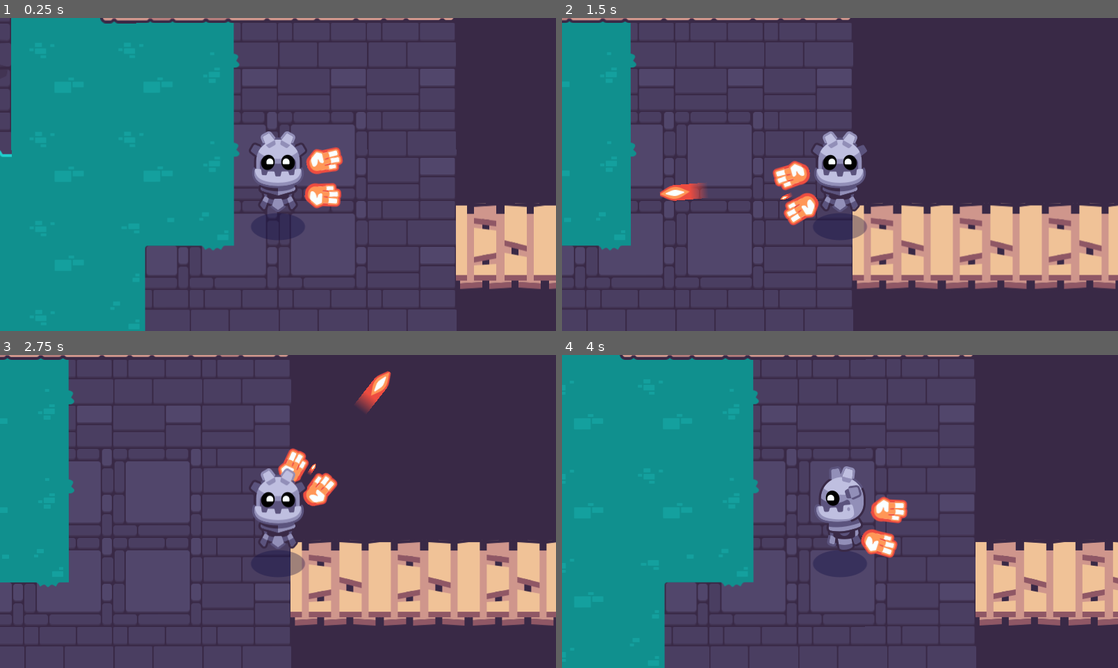
Above: before the commit, frames 1-4 (two rows, left to right).
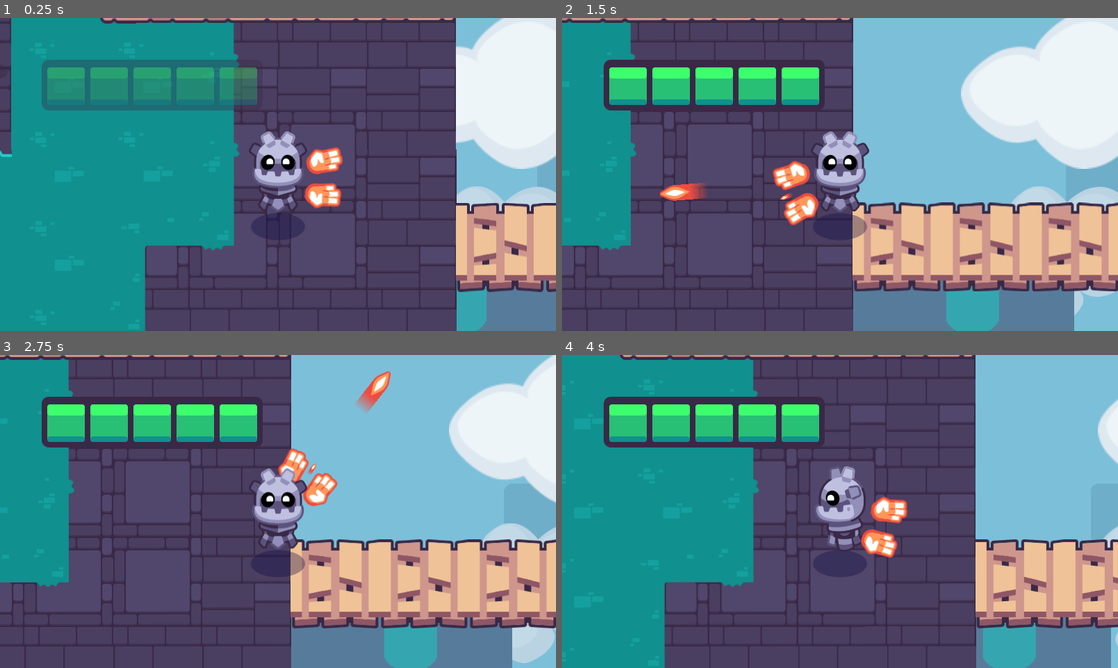
Above: after the commit, the same moments.

Repository: Sam7643/2d-GameDev-Courses
Game: Godot game, scene res://start.tscn
Two runs of this game, one before a commit and one after it. Both use one fixed random seed, a clock stepped at 60 frames per second and the inputs below. This scene is started directly instead of the project's main scene. Sound files missing from this copy of the repository are replaced by a short silence.
Inputs (mouse positions are in pixels of both pictures, inside the frame that each line leads up to):
- Up to frame 1 (0.25 s): no input
- Up to frame 2 (1.5 s): tap Enter at 0.5 s; move the mouse to (962, 158) at 0.52 s; hold D (move_right) 0.53-1.25 s; hold Mouse wheel down (cycle_weapon_down) 0.53-1.25 s; click (962, 158) at 0.67 s; drag from (728, 190) to (812, 237) at 1.27 s
- Up to frame 3 (2.75 s): move the mouse to (333, 442) at 2.02 s; press the mouse at (333, 442) at 2.03 s; hold D (move_right) from 2.03 s (still down)
- Up to frame 4 (4 s): release D (move_right) at 2.75 s; release the mouse at (895, 442) at 2.75 s; drag from (812, 574) to (884, 455) at 2.77 s; move the mouse to (1006, 558) at 3.52 s; hold A (move_left) from 3.53 s (still down); hold Mouse wheel up (cycle_weapon_up) from 3.53 s (still down)

The runs differ from the first frame. In frame 1, 19% of the frame differs, in the area x 7-100%, y 0-100%; in frame 2, 40%; in frame 3, 39%; in frame 4, 24%.

Commit message:
add a sky and health bar

Diff:
--- a/02.getting-to-know-godot/start.tscn
+++ b/02.getting-to-know-godot/start.tscn
@@ -7,6 +7,8 @@
 [ext_resource type="PackedScene" uid="uid://cu2rb5dl4ljte" path="res://levels/rooms/room_a.tscn" id="5_afc7e"]
 [ext_resource type="PackedScene" uid="uid://dgayuh42w4v6u" path="res://levels/rooms/room_b.tscn" id="6_ks7ng"]
 [ext_resource type="PackedScene" uid="uid://cq0mmphkbrvmm" path="res://levels/rooms/room_c.tscn" id="7_opm52"]
+[ext_resource type="PackedScene" uid="uid://wdey00p3syru" path="res://levels/background/background_blue_sky.tscn" id="8_vxsyw"]
+[ext_resource type="PackedScene" uid="uid://cce7r30dfjm4r" path="res://interface/bars/ui_health_bar.tscn" id="9_2f42h"]
 
 [node name="Start" type="Node2D"]
 position = Vector2(-276.809, -381.121)
@@ -36,3 +38,13 @@
 
 [node name="RoomC" parent="." instance=ExtResource("7_opm52")]
 position = Vector2(-376, -3076)
+
+[node name="BackgroundBlueSky" parent="." instance=ExtResource("8_vxsyw")]
+
+[node name="CanvasLayer" type="CanvasLayer" parent="."]
+
+[node name="UIHealthBar" parent="CanvasLayer" instance=ExtResource("9_2f42h")]
+offset_left = 60.0
+offset_top = 60.0
+offset_right = 378.0
+offset_bottom = 132.725
Not shown: 1 places in 02.getting-to-know-godot/start.tscn that only renumber resources
Not shown, changed: 02.getting-to-know-godot/godot_tours.log
Not shown, added: 02.getting-to-know-godot/godot_tours.log-xMzNw7
